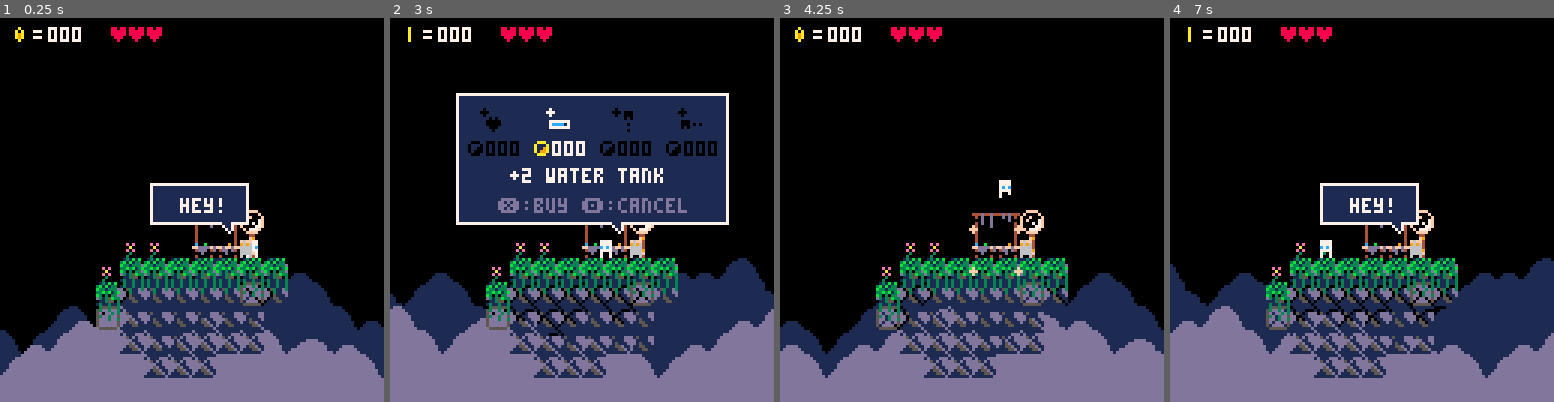
Above: before the commit, frames 1-4 (left to right).
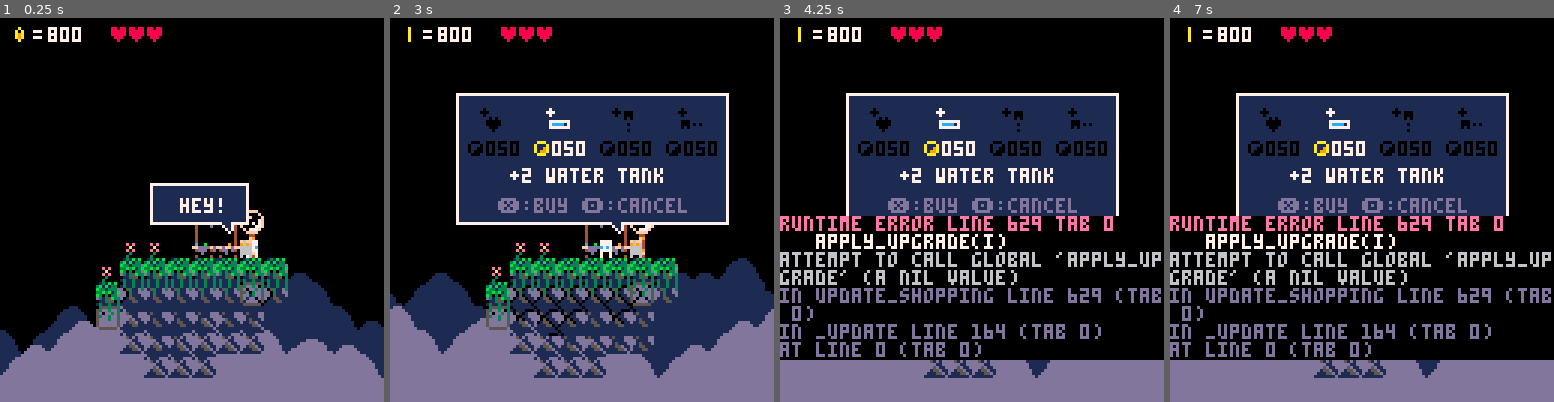
Above: after the commit, the same moments.

Repository: rdelos747/pico8
Game: PICO-8 cartridge jumper.p8
Same seed, same stepped clock (60 frames per second), same inputs: the game is played once before the commit and once after it.
Inputs:
- Up to frame 1 (0.25 s): no input
- Up to frame 2 (3 s): tap O (Z key) at 0.33, 0.7, 1.43, 2.22 s; tap X (X key) at 1.07, 2.07, 2.4, 2.73 s; hold Left 1.97-2.37 s; hold Right from 2.87 s (still down)
- Up to frame 3 (4.25 s): tap X (X key) every 0.33 s from 3.07 to 4.07 s; tap O (Z key) at 3.1, 3.98 s; release Right at 3.53 s; hold Right from 4.13 s (still down)
- Up to frame 4 (7 s): tap X (X key) every 0.33 s from 4.4 to 6.73 s; release Right at 4.53 s; tap O (Z key) at 4.87, 5.75, 6.63 s; hold Left 5.13-5.8 s; hold Left 6.23-6.63 s

The runs differ from the first frame. In frame 1, less than 0.1% of the frame differs, in the area x 13-15%, y 3-5%; in frame 2, less than 0.1%; in frame 3, 45%; in frame 4, 47%, in the area x 0-100%, y 3-94%.
Error after the commit: runtime error line 629 tab 0; apply_upgrade(i); attempt to call global 'apply_upgrade' (a nil value)

Commit message:
Fri Jul 12 22:01:38 EDT 2019

Diff:
--- a/jumper.p8
+++ b/jumper.p8
@@ -57,6 +57,10 @@
 p_max_water=12
 p_max_coin=1000
 
+--prices
+prices={50,100,150,200}
+
+
 -- ==========
 -- helpers
 -- ===================
@@ -111,6 +115,7 @@
 	l_tm=0
 	sprinkles={}
 	bullets={}
+	price_lvls={1,1,1,1}
 	--functions
 	init_parallax()
 	//init_level()
@@ -221,7 +226,7 @@
 		jump_press=false,
 		dy=0,
 		can_die=false,
-		coin=0,
+		coin=800,
 		water=p_max_water,
 		shoot=0,
 		w_tm=0,
@@ -520,7 +525,10 @@
 		"+2 water tank",
 		"+1 jump",
 		"+1 water damage"
-		}
+		},
+		err_tm=0,
+		bought=false,
+		bt_tm=0
 	}
 	level={}
 	local s_level={
@@ -570,7 +578,16 @@
 	end
 	spr(shop_s,shop.x,shop.y)
 
+	-- bought item
+	if shop.bought and
+				shop.bt_tm<30 then
+		shop.bt_tm+=1
+		spr(shop.idx+64,
+			64,60-shop.bt_tm)
+	end
+
 	-- shop box
+	if(shop.bought)return
 	if pp.shopping then
 		draw_shopping()
 	elseif pp.y==shop.y+4 and
@@ -595,28 +612,73 @@
 	if btnp(🅾️) then
 		pp.shopping=false
 		shop.tm=20
+		shop.err_tm=0
 		return
+	end
+	if shop.err_tm>0 then
+		shop.err_tm-=1
+		return
+	end
+	if btnp(❎) then
+		local i=shop.idx
+		if(price_lvls[i+1]>4)return
+		local p=prices[price_lvls[i+1]]
+		if pp.coin>=p then
+			pp.coin-=p
+			price_lvls[i+1]+=1
+			shop.bought=true
+			pp.shopping=false
+			shop.tm=20
+			apply_upgrade(i)
+		else
+			shop.err_tm=35
+		end
 	end
 	if btnp(⬅️) and shop.idx>0 then
 		shop.idx-=1
+		shop.err_tm=0
 	elseif btnp(➡️) and shop.idx<3 then
 		shop.idx+=1
-	end
-end
-
---test
+		shop.err_tm=0
+	end
+end
+
+function apply_uprade(i)
+	if i==0 then
+	-- +1 hearts
+	elseif i==1 then
+	-- +2 water tank
+	elseif i==2 then
+	-- +1 jump
+	elseif i==3 then
+	-- +1 attack
+	end
+end
 
 function draw_shopping()
 	rectfill(22,25,112,68,1)
 	rect(22,25,112,68,7)
 	--item
 	for i=0,3 do
+		local p=nil
+		if price_lvls[i+1]<5 then
+			p=prices[price_lvls[i+1]]
+		end
 		draw_shop_item(i+64,30+(i*22),
-			30,0,(i==shop.idx))
+			30,p,(i==shop.idx))
 	end
 	--label
-	local ll=shop.labels[shop.idx+1]
-	print(ll,66-#ll*2,50,7)
+	if shop.err_tm>0 then
+		if flr(shop.tm)%2==0 then
+			print("need more coins",
+				38,50,7)
+			end
+	elseif price_lvls[shop.idx+1]>4 then
+		print("sold out",52,50,7)
+	else
+		local ll=shop.labels[shop.idx+1]
+		print(ll,66-#ll*2,50,7)
+	end
 
 	--actions
 	print("❎:buy 🅾️:cancel",
@@ -640,14 +702,18 @@
 	spr(s,x,y)
 
 	--price
-	spr(48,x-6,y+10)
-	local b=p_max_coin
-	local s=""
-	while b>p and b>10 do
-		b=b/10
-		if(b>p)s=s.."0"
-	end
-	print(s..p,x+2,y+11)
+	if p==nil then
+		print("----",x-3,y+11)
+	else
+		spr(48,x-6,y+10)
+		local b=p_max_coin
+		local s=""
+		while b>p and b>10 do
+			b=b/10
+			if(b>p)s=s.."0"
+		end
+		print(s..p,x+2,y+11)
+	end
 	pal()
 end
 
